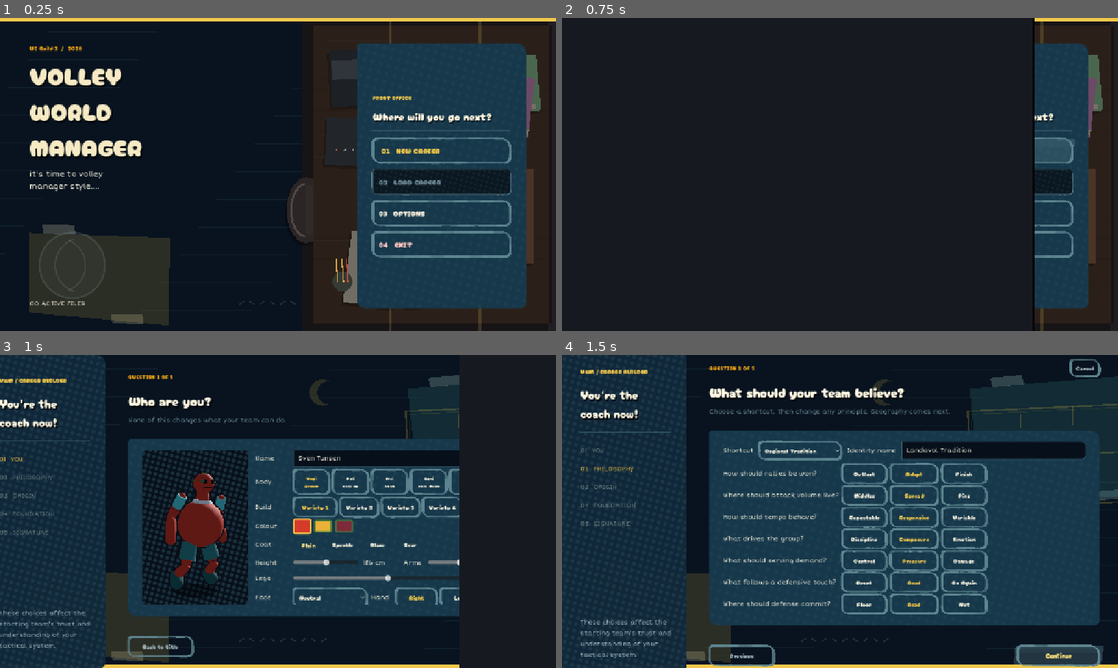
Above: before the commit, frames 1-4 (two rows, left to right).
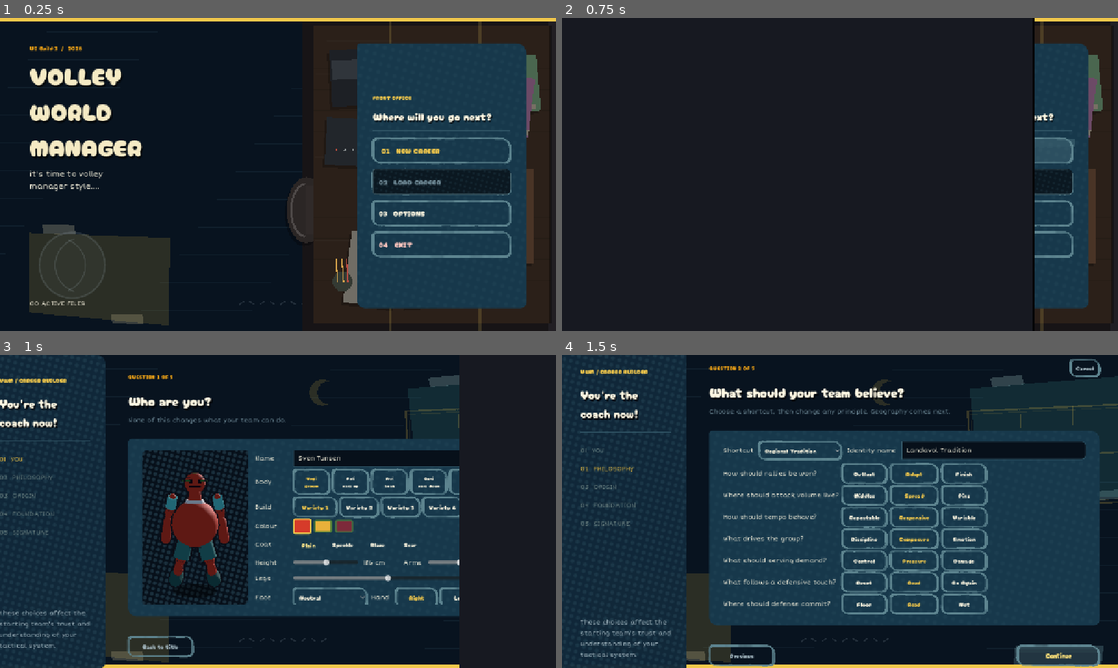
Above: after the commit, the same moments.

Repository: iracarranza/volley-world-manager
Game: Godot game, scene res://scenes/application.tscn
Same seed, same stepped clock (60 frames per second), same inputs: the game is played once before the commit and once after it.
Inputs:
- Up to frame 1 (0.25 s): no input
- Up to frame 2 (0.75 s): click "01 NEW CAREER" at 0.5 s
- Up to frame 3 (1 s): no input
- Up to frame 4 (1.5 s): click "Continue" at 1.25 s

Frames 1-2 are identical in both runs. In frame 3, 1.5% of the frame differs, in the area x 28-42%, y 37-75%; in frame 4, nothing differs.

Commit message:
Use manual roster-style Voli viewer in career creation

Diff:
--- a/scenes/screens/new_career_screen.tscn
+++ b/scenes/screens/new_career_screen.tscn
@@ -2,6 +2,7 @@
 
 [ext_resource type="Script" uid="uid://cwaoqb62d8pjc" path="res://scenes/screens/new_career_screen.gd" id="1"]
 [ext_resource type="Script" uid="uid://bk18pfym1p674" path="res://scenes/components/ui_backdrop.gd" id="2_backdrop"]
+[ext_resource type="Script" path="res://scenes/components/voli_turntable_input.gd" id="3_turntable"]
 
 [sub_resource type="StyleBoxFlat" id="RailPanel"]
 bg_color = Color(0.025, 0.06, 0.11, 0.96)
@@ -178,6 +179,9 @@
 unique_name_in_owner = true
 layout_mode = 2
 stretch = true
+mouse_default_cursor_shape = 6
+script = ExtResource("3_turntable")
+disable_owner_process = true
 
 [node name="PreviewViewport" type="SubViewport" parent="Layout/MainMargin/Main/QuestionPanel/QuestionMargin/VoliStep/PreviewFrame/VoliPreview"]
 unique_name_in_owner = true
